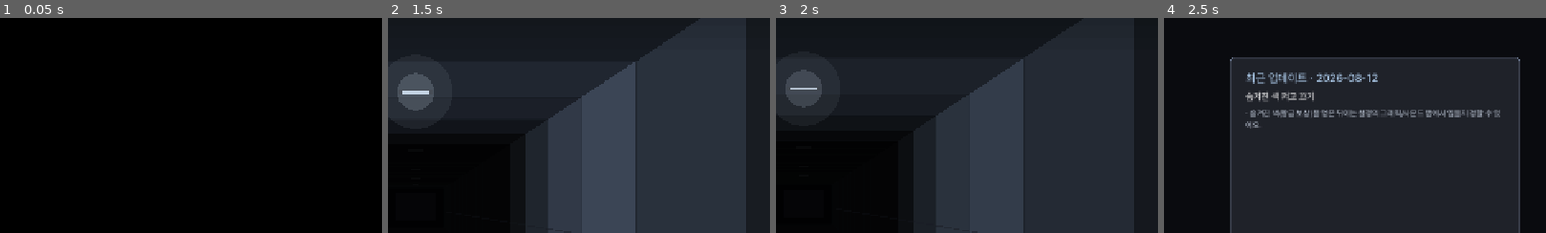
Above: before the commit, frames 1-4 (left to right).
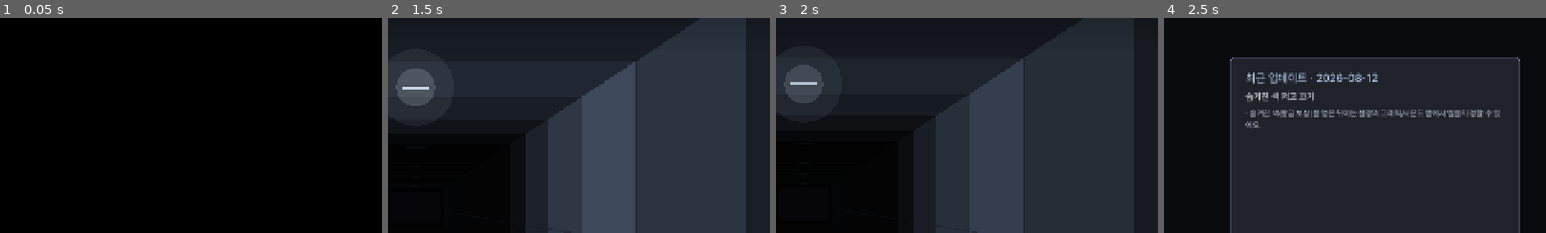
Above: after the commit, the same moments.

Repository: soomin007/EyesOnYou-Full
Game: Godot game, scene res://scenes/core_tunnel.tscn
Same seed, same stepped clock (60 frames per second), same inputs: the game is played once before the commit and once after it. This scene is started directly instead of the project's main scene. Sound files missing from this copy of the repository are replaced by a short silence.
Inputs (mouse positions are % of the whole screen's width and height, from its top left):
- Up to frame 1 (0.05 s): no input
- Up to frame 2 (1.5 s): tap Enter (ui_accept) at 0.5, 1.25 s; move the mouse to (72, 45) at 0.52 s; hold D (move_right) 0.53-1.25 s; hold J (attack) 0.53-1.25 s; click (72, 45) at 0.67 s; tap W (jump) at 0.77 s; drag from (30, 55) to (45, 70) at 1.27 s
- Up to frame 3 (2 s): no input
- Up to frame 4 (2.5 s): tap Enter (ui_accept) at 2 s; move the mouse to (60, 28) at 2.02 s; hold A (move_left) from 2.03 s (still down); tap P at 2.1 s
The pictures show only the part of the screen within x 46-96%, y 9-59%; the shares and areas given below are measured in that part.

Frame 1 is identical in both runs. In frame 2, 0.7% of the frame differs, in the area x 2-13%, y 23-44%; in frame 3, 0.6%; in frame 4, nothing differs.

Commit message:
feat(tunnel): 14-2 실플레이 튜닝 — 전진 ↑/W·길이 단축·점등음 자체 제작·발소리
- 전진 키 →에서 ↑/W로(화면 진행 방향과 일치, ←→ 폴백 유지)
- 터널 -20%: 목격 4040→3240, 전등 7→6개, core_vis 램프 재조정
- 점등음: hatch_open 대타 폐기 → light_clunk.wav 자체 제작
  (player_land 피치다운+홀 에코, 피크 -4dB 모노 44.1k)
- 발소리 +3dB. 창모드 하니스 재검증(점등 6 순차·목격 z3240·등록) PASS

Co-Authored-By: Claude Fable 5 <noreply@anthropic.com>

Diff:
--- a/scripts/CoreTunnel.gd
+++ b/scripts/CoreTunnel.gd
@@ -2,7 +2,7 @@
 extends Control
 
 # 14-2 코어 대면 — 2.5D 유사 1인칭 터널 프로토타입 (rival_veil_concept §7.1, 2026-08-12 회의 확정).
-# 캄캄한 복도를 전방(오른쪽 키)으로 걸으면 천장 전등이 하나씩 텅…텅…텅 순차 점등하고,
+# 캄캄한 복도를 전방(↑/W)으로 걸으면 천장 전등이 하나씩 텅…텅…텅 순차 점등하고,
 # 복도 끝에서 코어(드라이브·라이벌의 몸)가 서서히 드러난다. 목격 순간 = 처리 선택의 새 집.
 #
 # 구조: 비트 컨트롤러(이 노드 — 상태·진행·사운드)와 렌더러(_TunnelView — 원근 투영 _draw)를
@@ -11,13 +11,14 @@
 # BGM: 무음 + 환경음(발소리·점등·목격 스팅)만 — 14-2 확정 사양. 현재 SFX는 기존 자산 대타.
 
 # ── 터널 치수 / 비트 좌표 (z = 전방 거리, 월드 단위) ─────────────────────────
-const TUNNEL_LEN: float = 4700.0        # 끝 벽(캡)까지
-const CORE_Z: float = 4460.0            # 코어 위치
-const WITNESS_Z: float = 4040.0         # 이 지점 도달 = 목격 비트(강제 정지)
+# 2026-08-12 실플레이: 목격 지점 4040→3240 단축("생각보다 조금 길다"), 전등 7→6개.
+const TUNNEL_LEN: float = 3900.0        # 끝 벽(캡)까지
+const CORE_Z: float = 3660.0            # 코어 위치
+const WITNESS_Z: float = 3240.0         # 이 지점 도달 = 목격 비트(강제 정지)
 const WALK_SPEED: float = 200.0         # 전진 속도 — 긴장 걸음(인게임 240보다 느리게)
 const BACK_SPEED: float = 130.0
 
-const LIGHT_ZS: Array[float] = [520.0, 1060.0, 1600.0, 2140.0, 2680.0, 3220.0, 3760.0]
+const LIGHT_ZS: Array[float] = [500.0, 1000.0, 1500.0, 2000.0, 2500.0, 3000.0]
 const LIGHT_AHEAD: float = 820.0        # 이만큼 앞의 전등이 켜진다 — 항상 한 걸음 앞을 비춤
 const LIGHT_CASCADE_GAP: float = 0.5    # 연속 점등 최소 간격 — 빨리 걸어도 텅…텅…텅 리듬 유지
 const LIGHT_RANGE: float = 470.0        # 전등 하나가 비추는 z 반경
@@ -58,7 +59,7 @@
 	add_child(view)
 	_view = view
 	_hint_label = Label.new()
-	_hint_label.text = "→  전진"
+	_hint_label.text = "↑ / W  전진"
 	_hint_label.add_theme_font_size_override("font_size", 15)
 	_hint_label.add_theme_color_override("font_color", Color(0.72, 0.78, 0.85))
 	_hint_label.add_theme_color_override("font_outline_color", Color(0, 0, 0))
@@ -100,9 +101,21 @@
 		_view.queue_redraw()
 
 # ── 걷기 ────────────────────────────────────────────────────────────────────
+# 전진 = ↑/W — 화면은 전방(깊이)으로 가는데 →키는 어색하다는 실플레이 피드백(2026-08-12).
+# ←/→도 계속 허용(수평 이동 근육기억 폴백). 물리 키 직접 판정이라 리매핑과 무관.
+func _forward_held() -> bool:
+	if Input.is_physical_key_pressed(KEY_W) or Input.is_physical_key_pressed(KEY_UP):
+		return true
+	return Input.is_action_pressed("move_right")
+
+func _back_held() -> bool:
+	if Input.is_physical_key_pressed(KEY_S) or Input.is_physical_key_pressed(KEY_DOWN):
+		return true
+	return Input.is_action_pressed("move_left")
+
 func _update_walk(delta: float) -> void:
-	var forward: bool = Input.is_action_pressed("move_right") or _touch_forward or debug_auto_walk
-	var back: bool = (Input.is_action_pressed("move_left") or _touch_back) and not forward
+	var forward: bool = _forward_held() or _touch_forward or debug_auto_walk
+	var back: bool = (_back_held() or _touch_back) and not forward
 	var target: float = 0.0
 	if forward:
 		target = WALK_SPEED
@@ -121,7 +134,8 @@
 		if cycle != _last_step_cycle:
 			_last_step_cycle = cycle
 			if _phase == "walk" or _phase == "witness":
-				SfxPlayer.play("player_step", -2.0)
+				# 빈 복도라 발소리가 존재감을 가져야 함 — 실플레이 "살짝만 크게"(2026-08-12) 반영 +3dB.
+				SfxPlayer.play("player_step", 1.0)
 	view_bob = Vector2(
 		sin(_bob_phase) * 4.0 * amp,
 		-absf(sin(_bob_phase)) * 5.5 * amp + _clunk_kick * 7.0)
@@ -146,7 +160,9 @@
 		_last_light_time = _elapsed
 		_lights_on += 1
 		_clunk_kick = 1.0
-		SfxPlayer.play("hatch_open", 3.0)
+		# "텅" — 문 열림(hatch_open) 대타가 어색하다는 피드백(2026-08-12)으로 자체 제작
+		# light_clunk(착지음 피치다운+홀 에코)로 교체.
+		SfxPlayer.play("light_clunk", 2.0)
 		break
 
 # 전등 밝기(0~1) — 점등 직후 플리커 → 안정 후 미세한 형광등 떨림. 목격 비트에선 세계가
@@ -176,8 +192,9 @@
 	return total
 
 # 코어 가시성(0~1) — 접근할수록 드러나고, 목격 비트에서 마저 밝아진다.
+# 램프는 목격 지점(WITNESS_Z)에서 1.0에 닿도록 터널 길이와 함께 조정할 것.
 func core_vis() -> float:
-	var v: float = clampf((player_z - 2700.0) / 1250.0, 0.0, 1.0)
+	var v: float = clampf((player_z - 2100.0) / 1100.0, 0.0, 1.0)
 	if _phase == "witness" or _phase == "done":
 		v = minf(1.0, v + _witness_t * 0.25)
 	return v
--- a/scripts/SfxPlayer.gd
+++ b/scripts/SfxPlayer.gd
@@ -87,6 +87,8 @@
 	"spike_hit", "lever_pull", "plate_step_inactive", "plate_step_active",
 	"hatch_open", "drop_platform_descend", "gate_unlock",
 	"siren_flash", "blackout_fade_in", "challenge_clear", "challenge_fail",
+	# 14-2 터널 전등 점등 "텅" — player_land 가공(피치다운+홀 에코, 2026-08-12 자체 제작 wav).
+	"light_clunk",
 	# UI
 	"ui_focus", "ui_confirm", "ui_cancel", "ui_slider_tick", "ui_pause_open",
 	# Story / special
Not shown, added: assets/sfx/light_clunk.wav.import
Not shown, added: assets/sfx/light_clunk.wav
